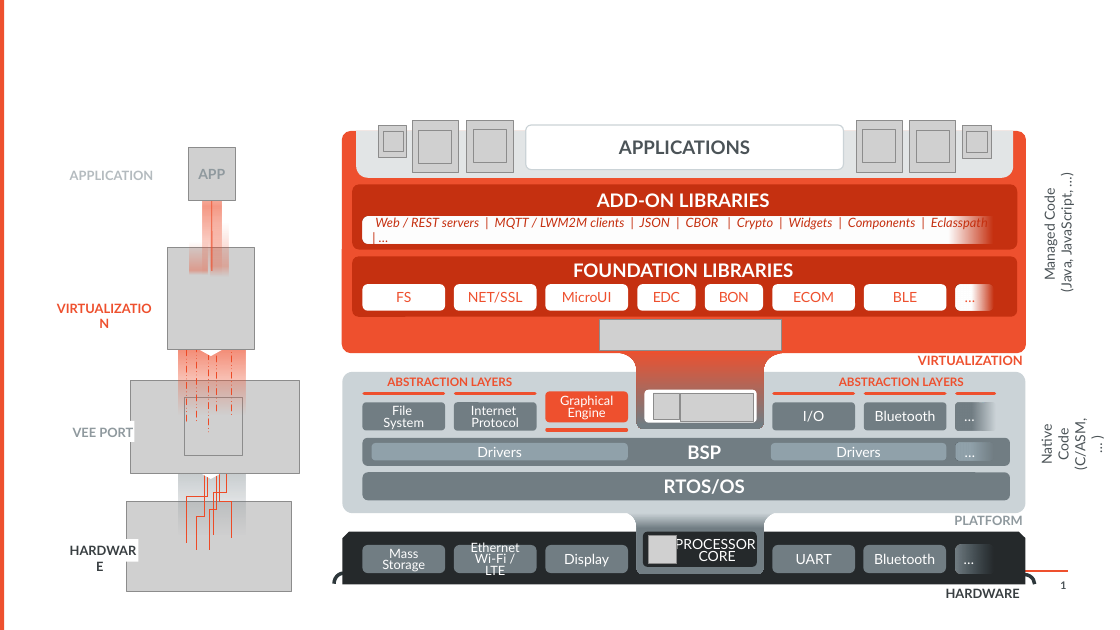
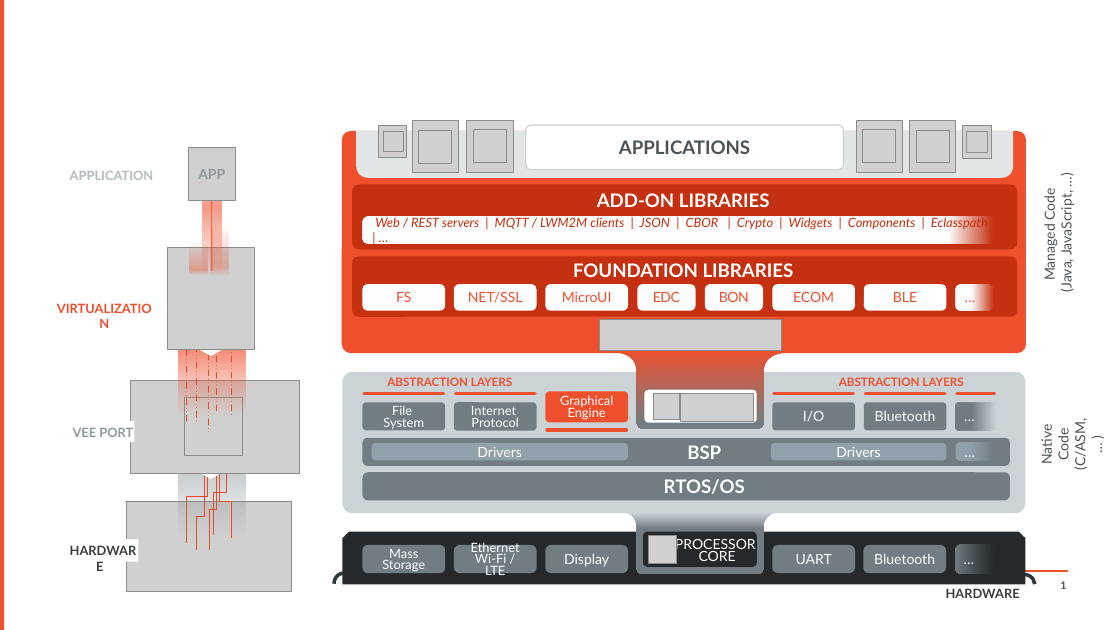
Before and after one commit to MicroEJ/docs, a slide deck: slide 1 of overview/images/vee.pptx. Drawn at 1120x630 pixels with LibreOffice and Linux fonts; fonts in the diff are those of the drawing; grey boxes stand for pictures; background and template pictures are left out. Boxes give left, top, right and bottom in pixels: in the first picture for what was removed or moved away, otherwise in the second. Text is boxed around its words. In the diff, an @@ line names an element or a change of style, - is before the commit and + after.

Commit message:
remove platform term from VEE overall schematic
and virtualization term

```diff
--- a/overview/images/vee.pptx
+++ b/overview/images/vee.pptx
@@ text removed at (x1=918, y1=355, x2=1023, y2=365) @@
-VIRTUALIZATION
@@ text removed at (x1=954, y1=516, x2=1022, y2=525) @@
-PLATFORM
```
Also in this commit, not shown: 1 other file.
